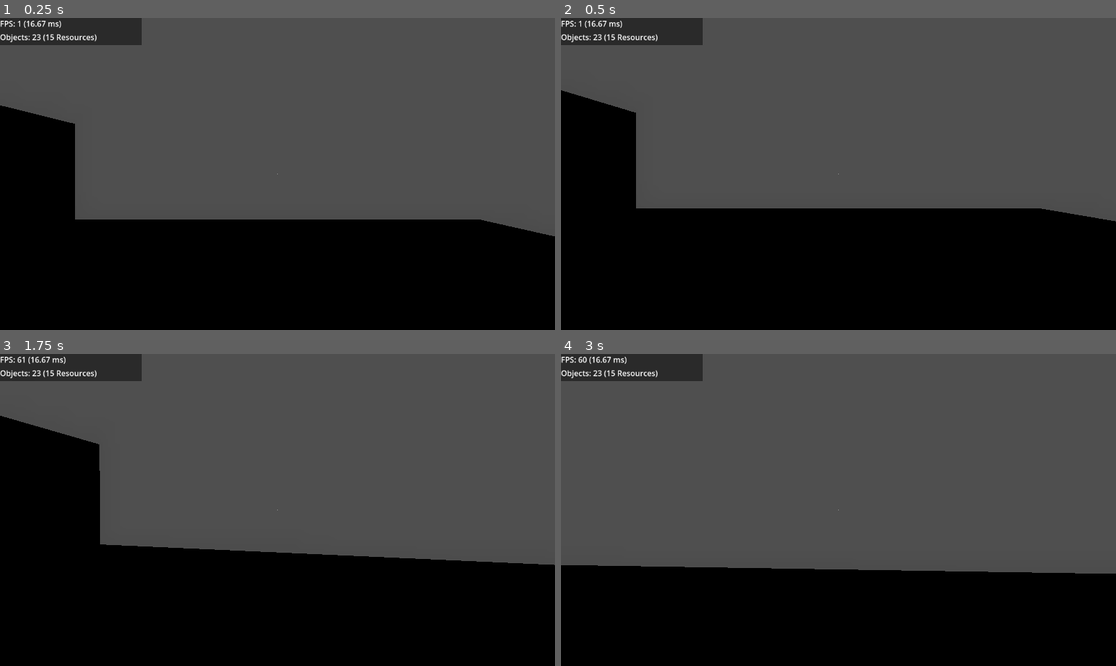
Above: before the commit, frames 1-4 (two rows, left to right).
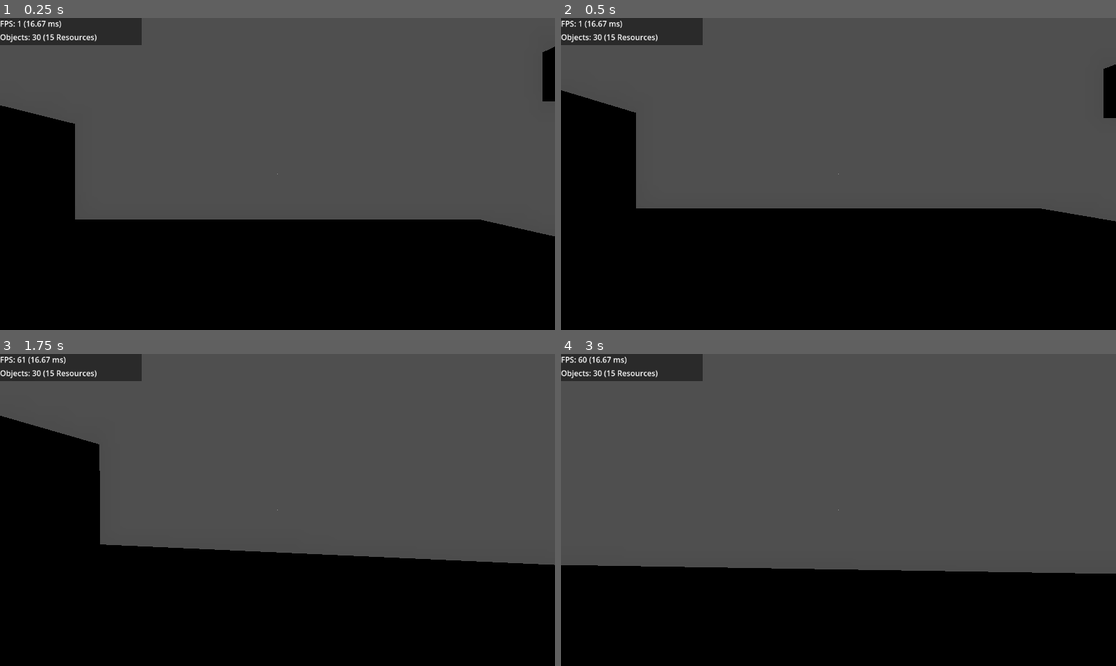
Above: after the commit, the same moments.

Repository: mouseroot/Genises
Game: Godot game, scene res://world.tscn
Same seed, same stepped clock (60 frames per second), same inputs: the game is played once before the commit and once after it.
Inputs (mouse positions are in pixels of both pictures, inside the frame that each line leads up to):
- Up to frame 1 (0.25 s): no input
- Up to frame 2 (0.5 s): no input
- Up to frame 3 (1.75 s): tap Enter (ui_accept) at 0.5, 0.77, 1.52 s; move the mouse to (305, 510) at 0.52 s; press the mouse at (305, 510) at 0.53 s; hold W (up) from 0.53 s (still down); move the mouse to (249, 510) at 1.27 s; release the mouse at (249, 510) at 1.28 s; tap Shift (sprint) at 1.35 s
- Up to frame 4 (3 s): keep holding W (up); move the mouse to (849, 503) at 2.02 s; press the mouse at (849, 503) at 2.03 s; move the mouse to (832, 516) at 2.77 s; release the mouse at (832, 516) at 2.78 s; tap Shift (sprint) at 2.85 s

The runs differ from the first frame. In frame 1, 0.4% of the frame differs, in the area x 5-100%, y 5-27%; in frame 2, 0.4%; in frame 3, less than 0.1%; in frame 4, less than 0.1%.

Commit message:
Player class refrences InteractionHandler: Area3D

Diff:
--- a/InteractionHandler.gd
+++ b/InteractionHandler.gd
@@ -1,8 +1,10 @@
 extends Area3D
+class_name InteractionHandler
 
 @export var itemTypes: Array[ItemData] = []
 
-@export var nearbyItems: Array[InteractableItem]
+var nearbyItems: Array[InteractableItem]
+
 
 func pickupNearest():
 	var lastDist: float = INF
@@ -26,9 +28,9 @@
 	if event.is_action_pressed("click"):
 		pickupNearest()
 
+
 func onEnter(body: Node3D):
 	if body is InteractableItem:
-		body.Focus()
 		nearbyItems.append(body)
 
 func onExit(body: Node3D):
--- a/player.gd
+++ b/player.gd
@@ -22,9 +22,12 @@
 
 var direction = Vector3.ZERO
 
+@export var interactionHandler: InteractionHandler
+var lastFocus: InteractableItem = null
+
 @onready var pivot: Node3D = $Pivot
 @onready var collision_shape_3d: CollisionShape3D = $CollisionShape3D
-@onready var ray_cast_3d: RayCast3D = $RayCast3D
+@onready var ray_cast_3d: RayCast3D = $Pivot/Camera3D/RayCast3D
 @onready var label_fps: Label = $Pivot/Camera3D/Panel/labelFPS
 @onready var label_object_count: Label = $Pivot/Camera3D/Panel/labelObjectCount
 
@@ -46,7 +49,7 @@
 	pos.x = cos(time * headbob_frequency / 2) * headbob_amplitude
 	return pos
 
-func _physics_process(delta: float) -> void:
+func _process(delta: float) -> void:
 	label_fps.text = "FPS: %1.f (%.2f ms)" % [
 		Performance.get_monitor(Performance.Monitor.TIME_FPS),
 		Performance.get_monitor(Performance.Monitor.TIME_PROCESS) * 1000
@@ -55,7 +58,15 @@
 		Performance.get_monitor(Performance.OBJECT_NODE_COUNT),
 		Performance.get_monitor(Performance.OBJECT_RESOURCE_COUNT)
 	]
-	#label_fps.text = "?"
+	var collider: InteractableItem = $Pivot/Camera3D/RayCast3D.get_collider()
+	if collider and interactionHandler.nearbyItems.has(collider):
+		lastFocus = collider
+		collider.Focus()
+	else:
+		if lastFocus:
+			lastFocus.UnFocus()
+
+func _physics_process(delta: float) -> void:
 
 	# Quit
 	if Input.is_action_just_pressed("escape"):
--- a/player.tscn
+++ b/player.tscn
@@ -22,10 +22,11 @@
 itemName = "Test Cube"
 
 [sub_resource type="SphereShape3D" id="SphereShape3D_2xtdb"]
-radius = 1.51372
+radius = 2.30889
 
-[node name="Player" type="CharacterBody3D" groups=["Player"]]
+[node name="Player" type="CharacterBody3D" node_paths=PackedStringArray("interactionHandler") groups=["Player"]]
 script = ExtResource("1_5yc42")
+interactionHandler = NodePath("Area3D")
 
 [node name="CollisionShape3D" type="CollisionShape3D" parent="."]
 transform = Transform3D(1, 0, 0, 0, 1, 0, 0, 0, 1, 0, 1, 0)
@@ -73,9 +74,11 @@
 theme_override_colors/font_color = Color(1, 1, 1, 1)
 text = "Objects: 100"
 
-[node name="RayCast3D" type="RayCast3D" parent="."]
-transform = Transform3D(1, 0, 0, 0, 1, 0, 0, 0, 1, 0, 0.233686, 0)
+[node name="RayCast3D" type="RayCast3D" parent="Pivot/Camera3D"]
+transform = Transform3D(1, 0, 0, 0, -4.37114e-08, 1, 0, -1, -4.37114e-08, 0, -0.0454602, -0.625084)
 target_position = Vector3(0, 2, 0)
+collision_mask = 2
+debug_shape_custom_color = Color(1, 0.0627451, 0.0156863, 1)
 debug_shape_thickness = 5
 
 [node name="Marker3D" type="Marker3D" parent="."]
--- a/test_cube.tscn
+++ b/test_cube.tscn
@@ -20,7 +20,6 @@
 [sub_resource type="StandardMaterial3D" id="StandardMaterial3D_ywk03"]
 emission_enabled = true
 emission = Color(0.977937, 0.977937, 0.977937, 1)
-emission_energy_multiplier = 3.0
 
 [sub_resource type="BoxShape3D" id="BoxShape3D_52a4r"]
 
--- a/world.tscn
+++ b/world.tscn
@@ -7,12 +7,6 @@
 albedo_color = Color(0.233925, 0.233925, 0.233925, 1)
 
 [node name="World" type="Node3D"]
-
-[node name="DirectionalLight3D" type="DirectionalLight3D" parent="."]
-transform = Transform3D(-0.866025, -0.440652, 0.236275, 0, 0.472551, 0.881303, -0.5, 0.763231, -0.409241, 0, 0, 0)
-visible = false
-light_energy = 5.25
-directional_shadow_max_distance = 1.0
 
 [node name="Floor" type="CSGBox3D" parent="."]
 use_collision = true
@@ -36,3 +30,9 @@
 
 [node name="Test Cube" parent="." instance=ExtResource("2_gte6s")]
 transform = Transform3D(1, 0, 0, 0, 1, 0, 0, 0, 1, 6.90906, 4.52691, 0.657099)
+
+[node name="Test Cube2" parent="." instance=ExtResource("2_gte6s")]
+transform = Transform3D(1, 0, 0, 0, 1, 0, 0, 0, 1, 5.93448, 4.52691, -3.63781)
+
+[node name="Test Cube3" parent="." instance=ExtResource("2_gte6s")]
+transform = Transform3D(1, 0, 0, 0, 1, 0, 0, 0, 1, 3.06179, 4.52691, 1.03686)
